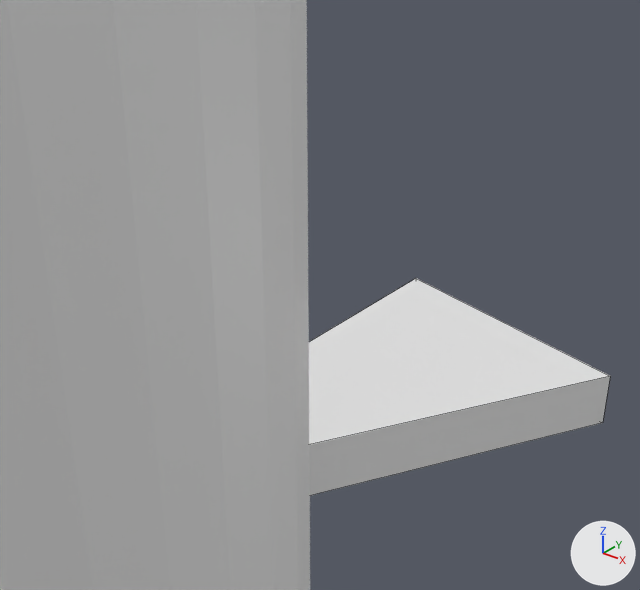
Renders of the FBX model Assets/Models/models.fbx from each side of a commit.
Both versions are drawn from a 50 mm camera at (0.948, -0.525, 0.872) aimed at (0.146, 0.479, 0.25). The lights are fixed; the arrows at lower right show +X, +Y and +Z. Mesh edges are drawn as thin lines. Where no turn or scale is listed for an object, it has been applied to the vertices.

Objects in the first picture: 'PlatformPart', 'Tube'.
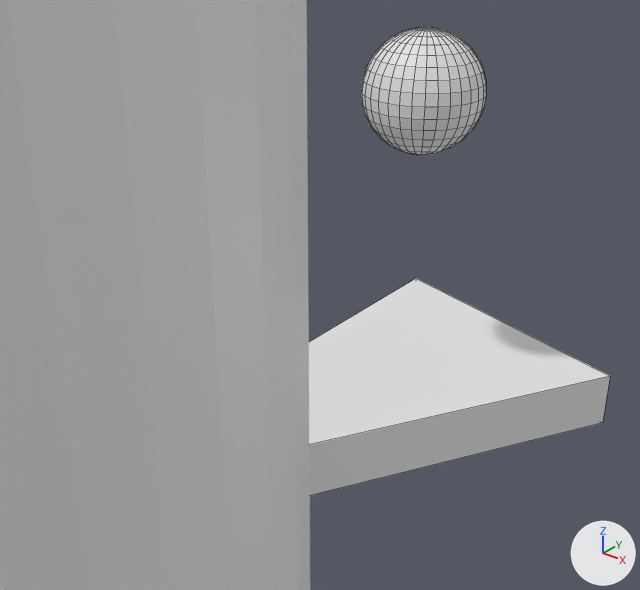
Edits to the bpy script that builds the scene:
```text
Add me_sphere:
    me_sphere.from_pydata(...)  # a UV sphere (32 segments, 16 rings, poles along z) spanning x -0.1..0.1, y -0.1..0.1, z -0.1..0.1
Add ob_sphere:
    ob_sphere = bpy.data.objects.new('Sphere', me_sphere)
    ob_sphere.location = (0.187, 0.693, 0.543)
```

Where the change shows, as pixel boxes (x1, y1, x2, y2) in the pictures (640 x 590 px):
'Sphere', added
    after: (361, 27, 486, 155)
